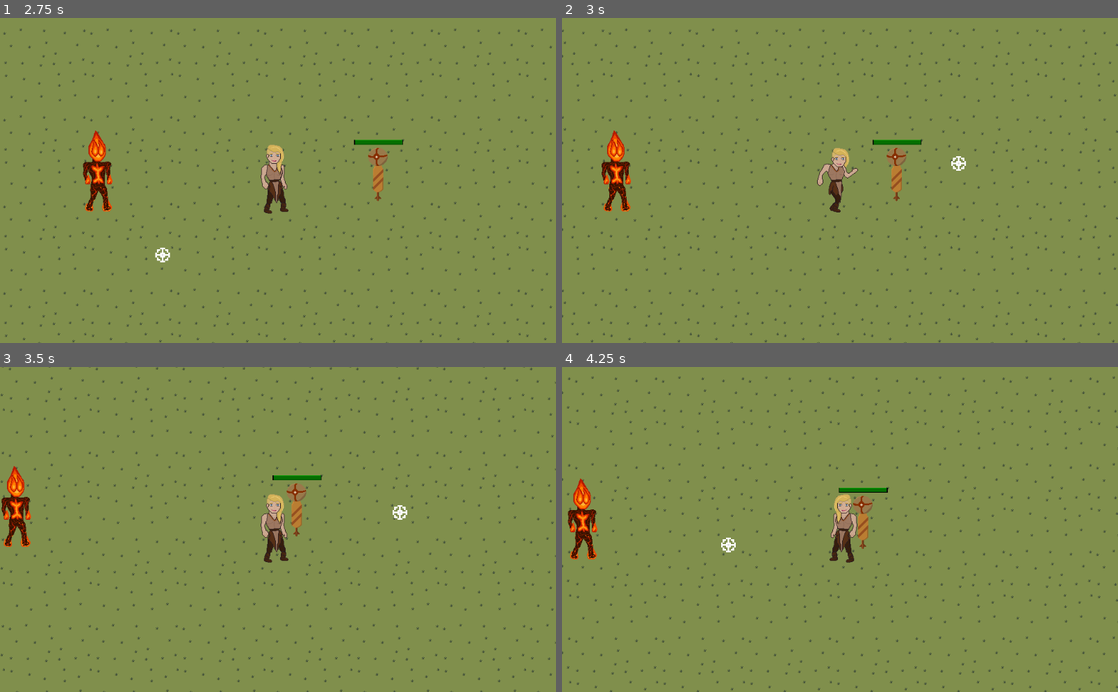
Above: before the commit, frames 1-4 (two rows, left to right).
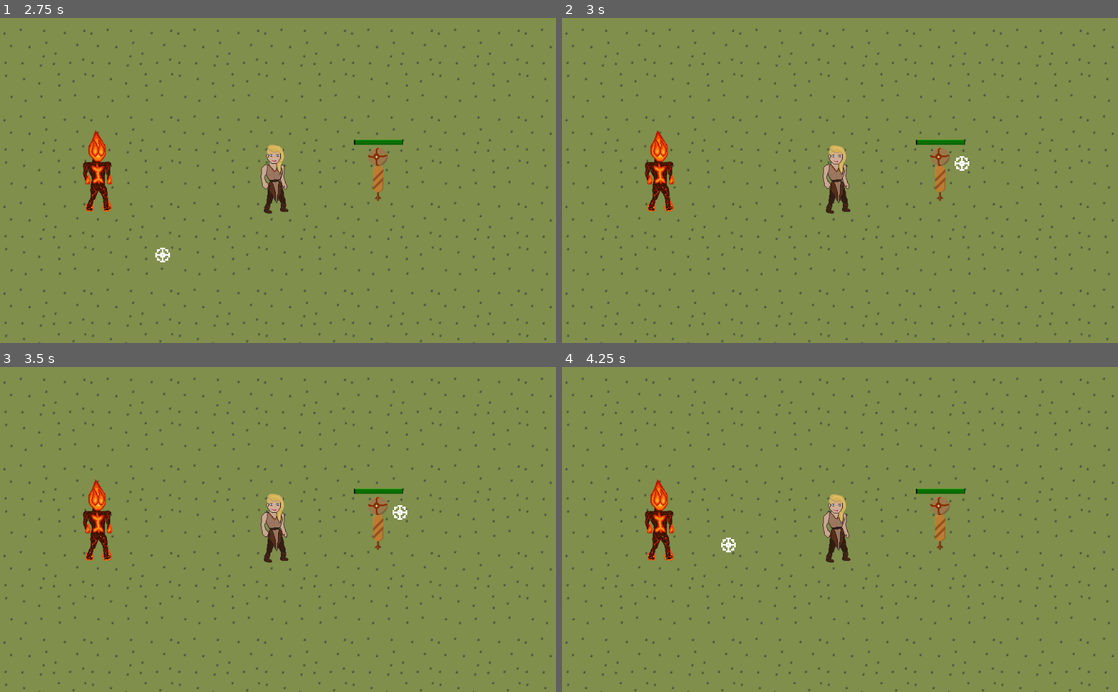
Above: after the commit, the same moments.

Repository: Guillman07/Videojoc-lg
Game: Godot game, scene res://Global/Global.tscn
The game is run twice, just before and just after one commit, with the same random seed, the same clock (stepped at 60 frames per second) and the same inputs.
Inputs (mouse positions are in pixels of both pictures, inside the frame that each line leads up to):
- Up to frame 1 (2.75 s): click (300, 177) at 0.5 s; click (300, 177) at 1.25 s; click "1024x600" at 2 s
- Up to frame 2 (3 s): tap Enter at 2.75 s; move the mouse to (962, 164) at 2.77 s; hold D (Est) from 2.78 s (still down); tap E (E) at 2.85 s
- Up to frame 3 (3.5 s): keep holding D (Est)
- Up to frame 4 (4.25 s): move the mouse to (728, 545) at 3.52 s; release D (Est) at 3.53 s; tap D (Est) at 3.6 s; tap W (Nord) at 3.8 s

Frame 1 is identical in both runs. In frame 2, 6.2% of the frame differs, in the area x 0-100%, y 3-100%; in frame 3, 5.6%; in frame 4, 6.4%, in the area x 0-100%, y 2-100%.
Error after the commit: Parse Error: The identifier "game_master" isn't declared in the current scope. (res://Escenes/Entity.gd:52)

Commit message:
0.1.20
la fumada total: intro

Diff:
--- /dev/null
+++ b/Videojoc LG/Escenes/Entity.gd
@@ -0,0 +1,68 @@
+extends KinematicBody2D
+class_name Entity
+
+var velocity : Vector2 = Vector2()
+var direction : Vector2 = Vector2()
+
+var max_health : int = 100
+var current_health : int = 100
+var health_regen : int = 1
+var armor : int = 0
+
+var max_poder : int = 100
+var current_poder : int = 100
+var poder_regen : int = 1
+
+var max_speed : float = 200
+var current_speed : float = 0
+var acceleration : float = 4
+
+var agility : int = 1
+
+var global_cooldown = 30
+var is_busy : bool = false
+var last_ability : int = 0
+
+func regen_health():
+	if (current_health < max_health):
+		if ((health_regen + current_health) > max_health):
+			current_health = max_health
+		else: current_health += health_regen
+
+func regen_poder():
+	if (current_poder < max_poder):
+		if ((poder_regen + current_poder) > max_poder):
+			current_poder = max_poder
+		else: current_poder += poder_regen
+
+func modify_poder(amount):
+	var new_poder = current_poder + amount
+	if (new_poder < 0): current_poder = 0
+	if (new_poder > max_poder): current_poder = max_poder
+	else: current_poder += amount
+
+func apply_damage(amount):
+	if (armor > 0): amount = amount * ((100 - armor)* .01)
+	if (current_health > amount): current_health -= amount
+	else: print("death")
+
+
+func _physics_process(delta):
+	last_ability += 1
+	if ((game_master.count % 60) == 0):#every 1 sec
+		regen_health()
+		regen_poder()
+
+func load_ability(name):
+	var scene = load("res://Escenes/abilities/" + name + "/" + name + ".tscn")
+	var sceneNode = scene.instance()
+	add_child(sceneNode)
+	return sceneNode
+
+func _ready():
+	pass # Replace with function body.
+
+
+# Called every frame. 'delta' is the elapsed time since the previous frame.
+#func _process(delta):
+#	pass
--- a/Videojoc LG/Escenes/Player.gd
+++ b/Videojoc LG/Escenes/Player.gd
@@ -1,5 +1,42 @@
-extends KinematicBody2D
+extends Entity
 
+# === Abilities ===
+var move = load_ability("move")
+
+# === State ===
+
+func interact():
+	var c = _get_collisions()
+	if c:
+		if c.get_groups()[0] == "interactable": c.interact()
+
+func _read_input():
+	velocity = Vector2()
+	look_at(get_global_mouse_position())
+
+	if Input.is_action_pressed("Nord"): move.execute(self,"up")
+	if Input.is_action_pressed("Sud"): move.execute(self,"down")
+	if Input.is_action_pressed("Est"): move.execute(self,"right")
+	if Input.is_action_pressed("Oest"): move.execute(self,"up")
+
+	if last_ability > global_cooldown:
+		if Input.is_action_pressed("interact"):
+			interact()
+			last_ability = 0
+
+func _get_collisions():
+	var c = get_last_slide_collision()
+	if (c && c.get_collider()): return c.get_collider()
+	else: return null
+
+func _physics_process(delta):
+	_read_input()
+
+
+
+
+
+# == Meu codi==
 const bola_foc_Path = preload("res://Escenes/Bola_foc.tscn")
 const conjur_planta_Path = preload("res://Escenes/Conjur_planta.tscn")
 
--- a/Videojoc LG/Escenes/World.tscn
+++ b/Videojoc LG/Escenes/World.tscn
@@ -6,6 +6,7 @@
 [ext_resource path="res://Escenes/World.gd" type="Script" id=4]
 [ext_resource path="res://Escenes/software_cursor.tscn" type="PackedScene" id=5]
 [ext_resource path="res://Escenes/Subdit_foc.tscn" type="PackedScene" id=6]
+[ext_resource path="res://Escenes/Entity.gd" type="Script" id=7]
 
 [sub_resource type="NavigationPolygon" id=2]
 vertices = PoolVector2Array( 160, 160, 0, 160, 0, 0, 160, 0 )
@@ -44,6 +45,7 @@
 position = Vector2( 513, 299 )
 collision_layer = 2
 collision_mask = 5
+script = ExtResource( 7 )
 
 [node name="StaticBody2D" parent="." instance=ExtResource( 3 )]
 position = Vector2( 693, 297 )
--- /dev/null
+++ b/Videojoc LG/Escenes/abilities/blink/blink.gd
@@ -0,0 +1,19 @@
+extends Node
+
+
+#ghost is a kinematicbody 2d
+var ghost = load("res://Escenes/abilities/blink/ghost.tscn")
+
+var distance = 60
+var speed = 200
+var cooldown = 5
+
+func execute(s, direction = null):
+	if  !direction: direction = (s.get_global_mouse_position() - s.position).normalized()
+	var look_at = s.get_global_mouse_position()
+
+	var g = ghost.instance()
+	g.position.x = s.position.x + direction.x * 50
+	g.position.y = s.position.y + direction.y * 50
+	g.configure(s,direction,distance,speed)
+	get_node("/root").add_child(g)
--- /dev/null
+++ b/Videojoc LG/Escenes/abilities/blink/blink.tscn
@@ -0,0 +1,6 @@
+[gd_scene load_steps=2 format=2]
+
+[ext_resource path="res://Escenes/abilities/blink/blink.gd" type="Script" id=1]
+
+[node name="blink" type="Node"]
+script = ExtResource( 1 )
--- /dev/null
+++ b/Videojoc LG/Escenes/abilities/blink/ghost.gd
@@ -0,0 +1,16 @@
+extends KinematicBody2D
+
+var velocity = Vector2()
+
+var direction = null
+var distance = null
+var speed = null
+var parent = null
+var moved = 0
+
+func configure(s = null , my_direction = null, my_distance = null , my_speed = null):
+	parent = s
+	direction = my_direction
+	distance = my_distance
+	speed = my_speed
+	look_at(s.position + my_direction)
--- /dev/null
+++ b/Videojoc LG/Escenes/abilities/blink/ghost.tscn
@@ -0,0 +1,18 @@
+[gd_scene load_steps=4 format=2]
+
+[ext_resource path="res://Imatges/HUD/Black.png" type="Texture" id=1]
+[ext_resource path="res://Escenes/abilities/blink/ghost.gd" type="Script" id=2]
+
+[sub_resource type="RectangleShape2D" id=1]
+extents = Vector2( 59.5, 54.5 )
+
+[node name="ghost" type="KinematicBody2D"]
+script = ExtResource( 2 )
+
+[node name="CollisionShape2D" type="CollisionShape2D" parent="."]
+position = Vector2( 0.5, 0.5 )
+shape = SubResource( 1 )
+
+[node name="Sprite" type="Sprite" parent="."]
+scale = Vector2( 0.65, 0.605556 )
+texture = ExtResource( 1 )
--- /dev/null
+++ b/Videojoc LG/Escenes/abilities/move/move.gd
@@ -0,0 +1,29 @@
+extends Node2D
+
+func execute(s, dir):
+	s.velocity = Vector2()
+
+	if dir == "up":
+		s.velocity.y -= 1
+	if dir == "down":
+		s.velocity.y += 1
+	if dir == "right":
+		s.velocity.y += 1
+	if dir == "left":
+		s.velocity.y -= 1
+
+	s.velocity = s.velocity.normalized()
+	s.velocity = s.move_and_slide(s.velocity * s.max_speed)
+# Declare member variables here. Examples:
+# var a = 2
+# var b = "text"
+
+
+# Called when the node enters the scene tree for the first time.
+func _ready():
+	pass # Replace with function body.
+
+
+# Called every frame. 'delta' is the elapsed time since the previous frame.
+#func _process(delta):
+#	pass
--- /dev/null
+++ b/Videojoc LG/Escenes/abilities/move/move.tscn
@@ -0,0 +1,6 @@
+[gd_scene load_steps=2 format=2]
+
+[ext_resource path="res://Escenes/abilities/move/move.gd" type="Script" id=1]
+
+[node name="move" type="Node2D"]
+script = ExtResource( 1 )
--- /dev/null
+++ b/Videojoc LG/blink.gd
@@ -0,0 +1,4 @@
+extends Node
+
+#ghost is a kinematicbody2d
+var ghost = load("res://Escenes")
--- a/Videojoc LG/project.godot
+++ b/Videojoc LG/project.godot
@@ -9,6 +9,11 @@
 config_version=4
 
 _global_script_classes=[ {
+"base": "KinematicBody2D",
+"class": "Entity",
+"language": "GDScript",
+"path": "res://Escenes/Entity.gd"
+}, {
 "base": "Node",
 "class": "JSONBeautifier",
 "language": "GDScript",
@@ -20,6 +25,7 @@
 "path": "res://addons/PersistenceNode/persistence_node.gd"
 } ]
 _global_script_class_icons={
+"Entity": "",
 "JSONBeautifier": "",
 "Persistence": "res://addons/PersistenceNode/icon.png"
 }
Not shown: 1 places in Videojoc LG/Escenes/World.tscn that only renumber resources
